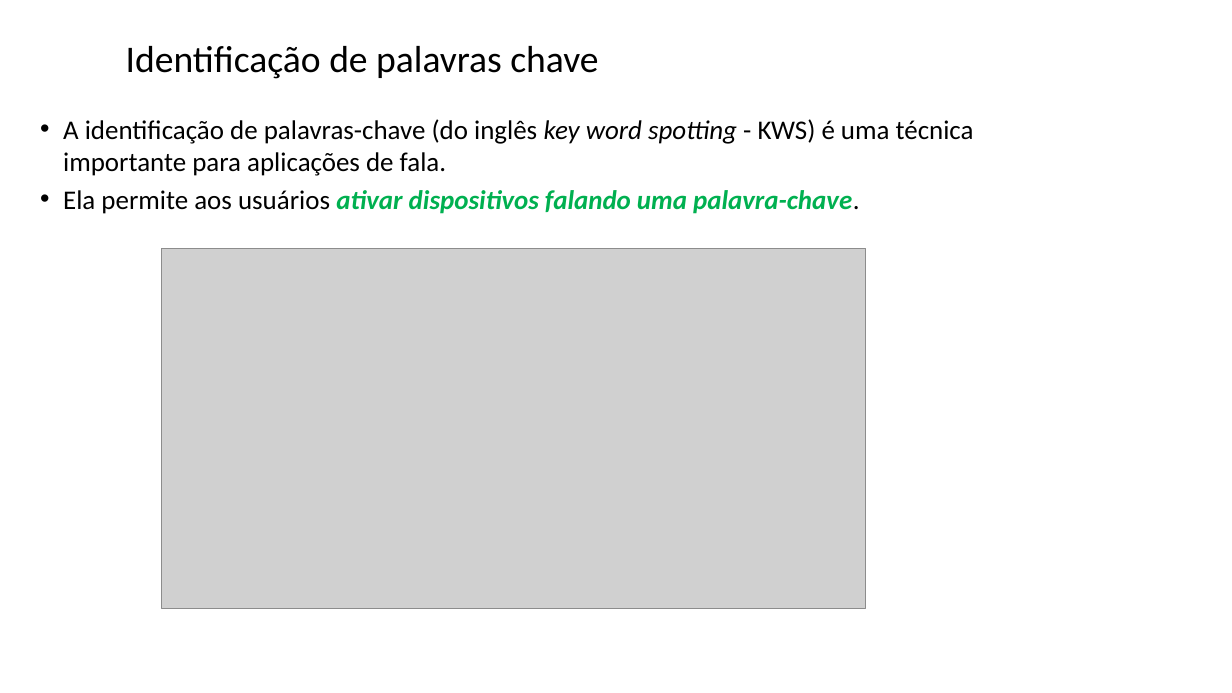
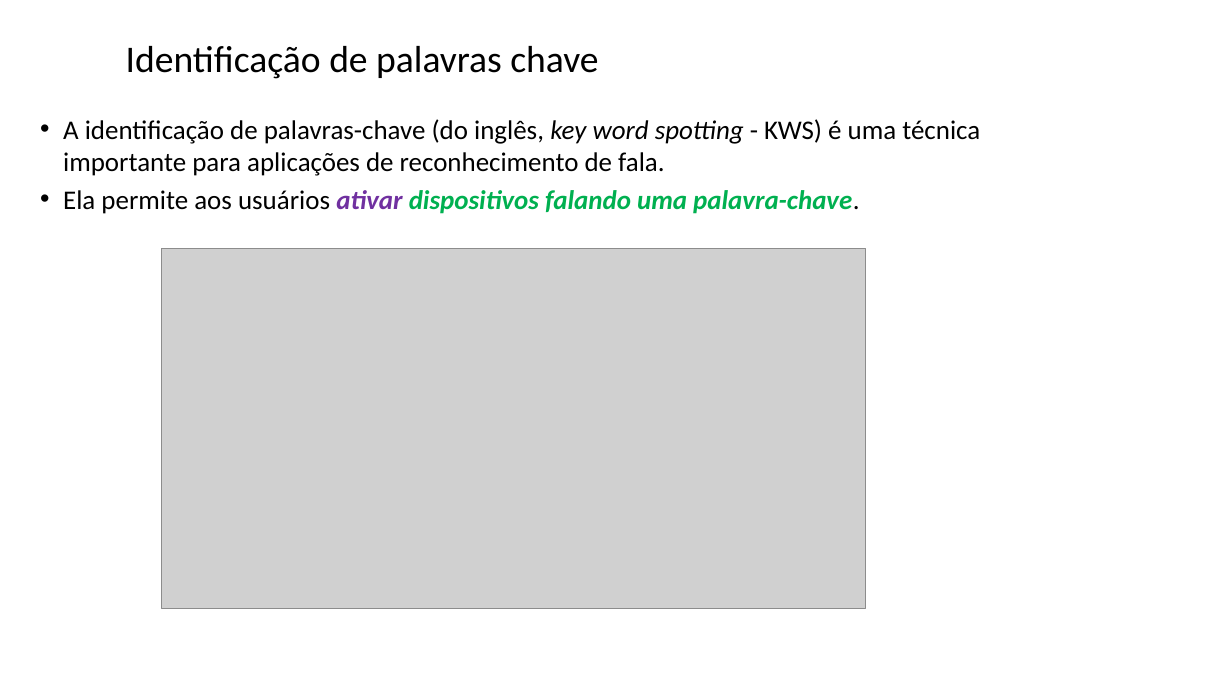
Before and after one commit to zz4fap/tp557-iot-ml, a slide deck: slide 2 of slides/TP557_17_identificação_palavras_chave.pptx. Drawn at 1232x693 pixels with LibreOffice and Linux fonts; fonts in the diff are those of the drawing; grey boxes stand for pictures; background and template pictures are left out. Boxes give left, top, right and bottom in pixels: in the first picture for what was removed or moved away, otherwise in the second. Text is boxed around its words. In the diff, an @@ line names an element or a change of style, - is before the commit and + after.

```diff
--- a/slides/TP557_17_identificação_palavras_chave.pptx
+++ b/slides/TP557_17_identificação_palavras_chave.pptx
@@ text at [63,119,980,176]: text changed @@
-• A identificação de palavras-chave (do inglês key word spotting - KWS) é uma técnica importante para aplicações de fala.
+• A identificação de palavras-chave (do inglês, key word spotting - KWS) é uma técnica importante para aplicações de reconhecimento de fala.
@@ text at [63,190,859,214]: text colour #00B050 to #7030A0 in "ativar" @@
```
Also in this commit, not shown: 6 other slides changed, 6 slides added.
